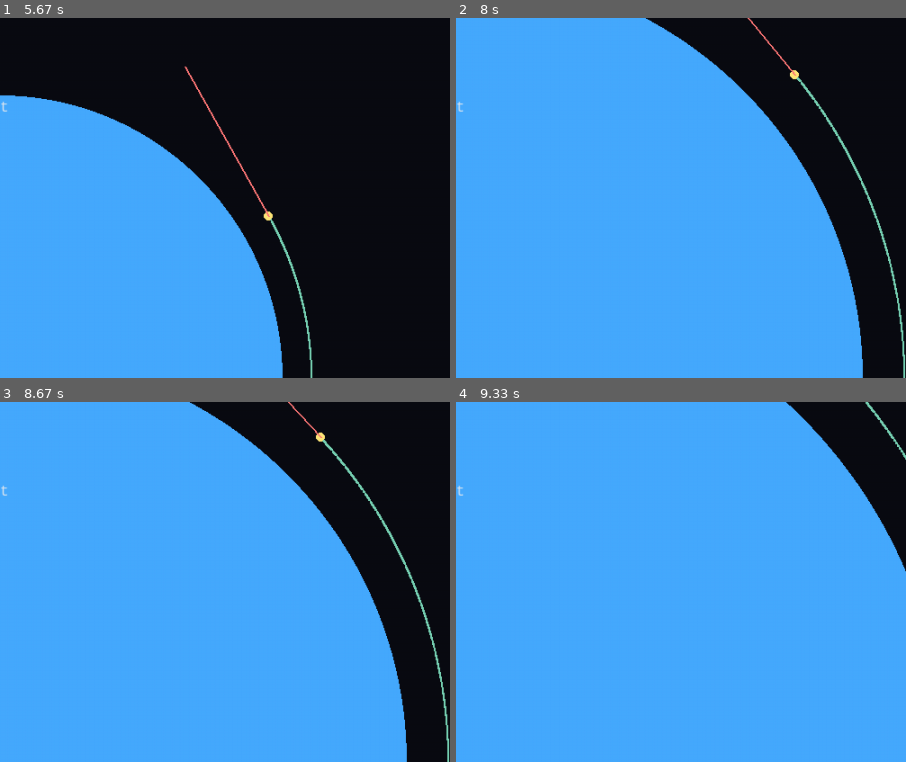
Above: before the commit, frames 1-4 (two rows, left to right).
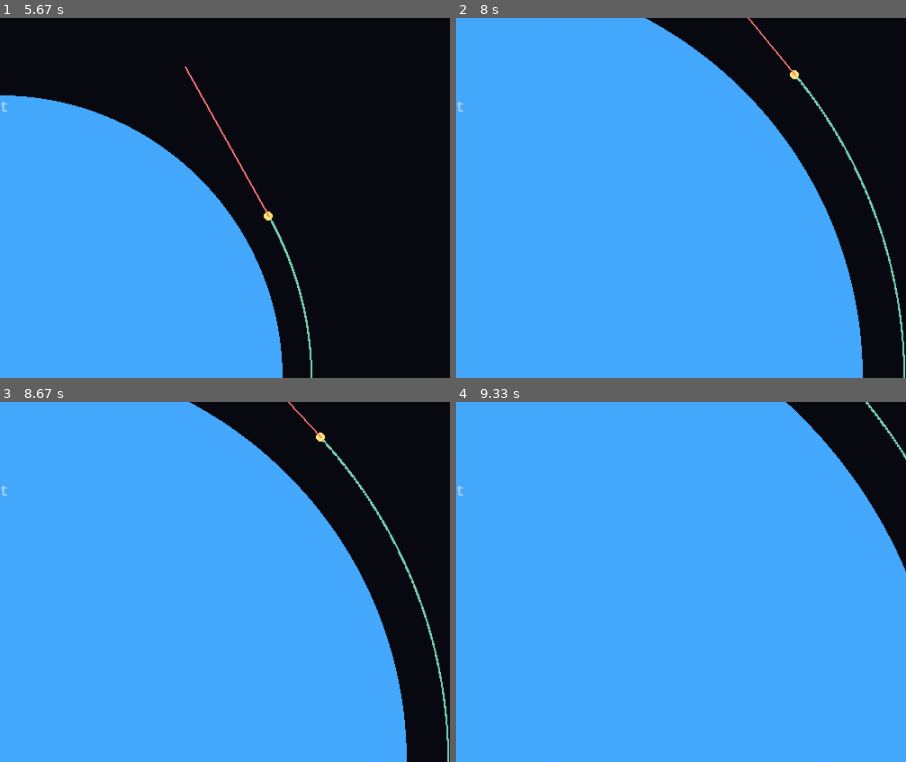
Above: after the commit, the same moments.

Repository: askel-dev/gymnasiearbete-omloppsbana
Game: pygame game, started from src/orbit_pygame.py
The game is run twice, just before and just after one commit, with the same random seed, the same clock (stepped at 60 frames per second) and the same inputs.
Inputs:
- Up to frame 1 (5.67 s): tap R at 0.33 s; hold Right 0.67-1.13 s; hold Up 1.17-1.47 s; tap Space at 1.23, 2.07, 2.37, 2.63, 2.97, 3.27, 3.4, 3.8, 4.1, 4.47, 4.87, 5.17 s; hold Left 2-2.53 s; tap + at 2.15, 3.48, 4.95 s; hold Down 2.57-2.87 s; hold Left 2.9-3.3 s; hold Up 3.33-3.7 s; hold Right 3.73-4.37 s; hold Down 4.4-4.77 s; hold Left 4.8-5.27 s
- Up to frame 2 (8 s): hold Up 5.8-6.1 s; tap Space at 5.87, 6.2, 6.5, 6.7, 7, 7.27, 7.6, 7.9 s; hold Right 6.13-6.6 s; tap + at 6.28, 7.68 s; hold Left 6.63-7.17 s; hold Left 7.2-7.5 s; hold Left 7.53-7.93 s; hold Up from 7.97 s (still down)
- Up to frame 3 (8.67 s): tap Space at 8.03, 8.43 s; release Up at 8.33 s; hold Right from 8.37 s (still down)
- Up to frame 4 (9.33 s): tap Space at 8.73, 9.1 s; release Right at 9 s; hold Down from 9.03 s (still down); tap + at 9.18 s
The pictures show only the part of the screen within x 50-100%, y 0-50%; the shares and areas given below are measured in that part.

Frame 1 is identical in both runs. In frame 2, less than 0.1% of the frame differs, in the area x 76-98%, y 18-75%; in frame 3, less than 0.1%, in the area x 72-98%, y 10-75%; in frame 4, less than 0.1%.

Commit message:
Downsample trail rendering for high speeds

Diff:
--- a/src/orbit_pygame.py
+++ b/src/orbit_pygame.py
@@ -4,6 +4,8 @@
 import pygame
 import sys
 import numpy as np
+from collections import deque
+from itertools import islice
 
 # =======================
 #   FYSIK & KONSTANTER
@@ -23,6 +25,7 @@
 REAL_TIME_SPEED = 60.0        # sim-sek per real-sek (startvärde)
 MAX_SUBSTEPS = 20             # skydd mot för många fysiksteg/frame
 TRAIL_MAX = 99999              # punkter i spår
+TRAIL_DRAW_MAX = 2000          # max punkter att rita per frame
 
 # =======================
 #   RIT- & KONTROLL-SETTINGS
@@ -91,7 +94,7 @@
     t_sim = 0.0
     paused = False
     show_trail = True
-    trail = []
+    trail = deque(maxlen=TRAIL_MAX)
     ppm = PIXELS_PER_METER
     real_time_speed = REAL_TIME_SPEED
 
@@ -106,7 +109,7 @@
         r = R0.copy()
         v = V0.copy()
         t_sim = 0.0
-        trail = []
+        trail = deque(maxlen=TRAIL_MAX)
         paused = False
         ppm = PIXELS_PER_METER
         real_time_speed = REAL_TIME_SPEED
@@ -157,8 +160,6 @@
 
             if show_trail:
                 trail.append((r[0], r[1]))
-                if len(trail) > TRAIL_MAX:
-                    trail = trail[-TRAIL_MAX:]
 
         # --- Render ---
         screen.fill(BG_COLOR)
@@ -170,7 +171,15 @@
 
         # Spår
         if show_trail and len(trail) >= 2:
-            pts = [world_to_screen(x, y, ppm) for (x, y) in trail]
+            if len(trail) > TRAIL_DRAW_MAX:
+                step = math.ceil(len(trail) / TRAIL_DRAW_MAX)
+                sampled_trail = list(islice(trail, 0, len(trail), step))
+                if sampled_trail[-1] != trail[-1]:
+                    sampled_trail.append(trail[-1])
+            else:
+                sampled_trail = list(trail)
+
+            pts = [world_to_screen(x, y, ppm) for (x, y) in sampled_trail]
             pygame.draw.lines(screen, TRAIL_COLOR, False, pts, 2)
 
         # Satellit
